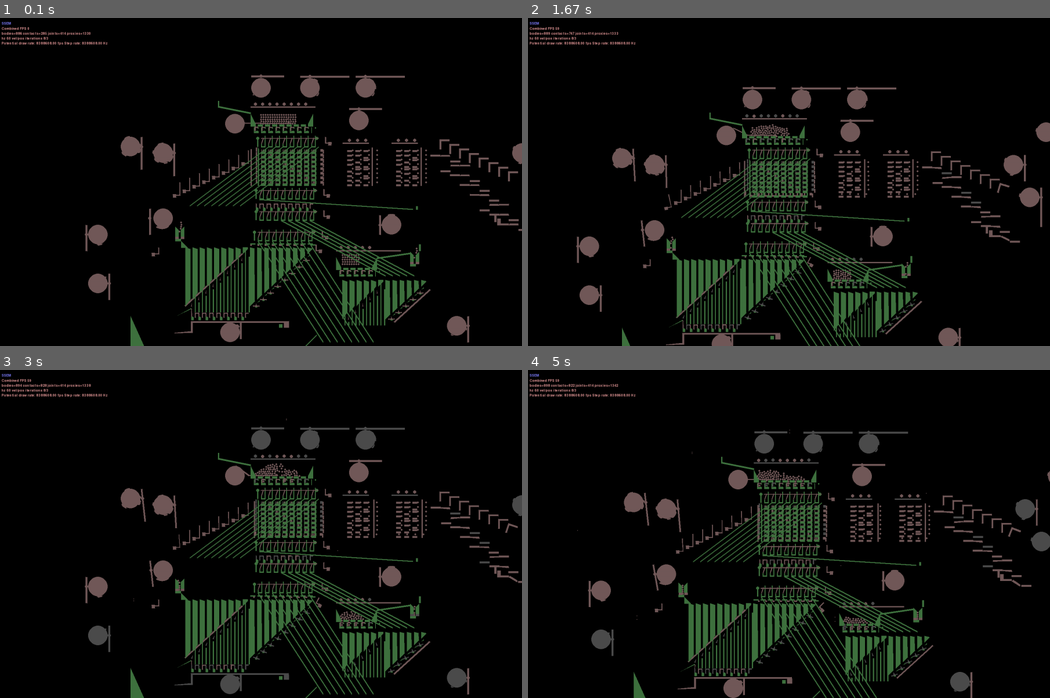
Above: before the commit, frames 1-4 (two rows, left to right).
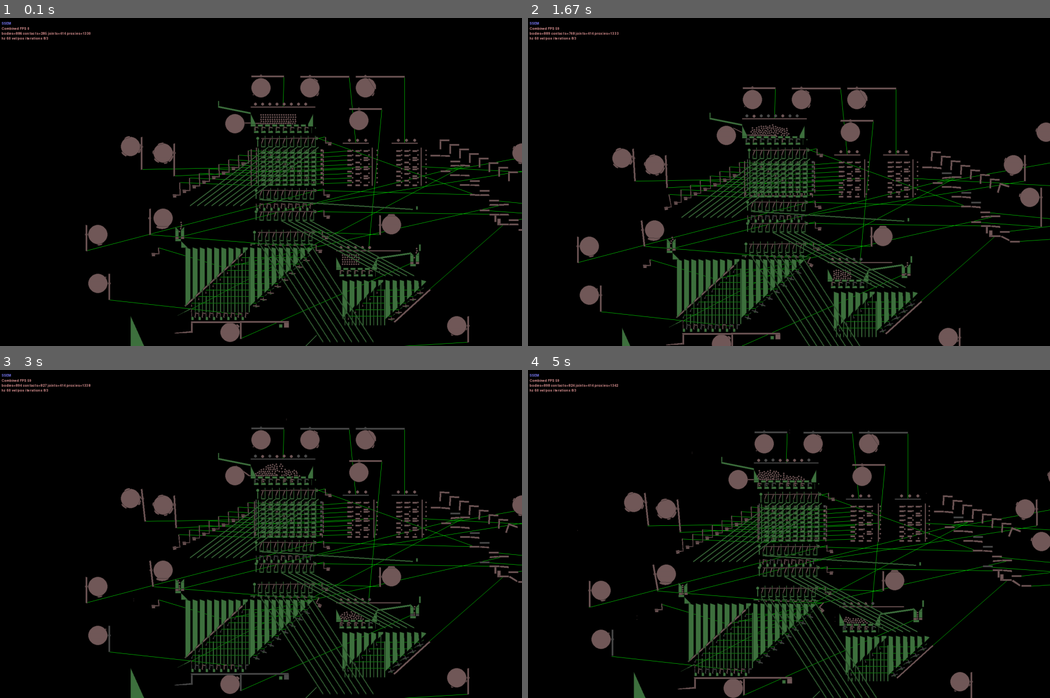
Above: after the commit, the same moments.

Repository: jmacarthur/box2d-ssem
Game: pygame game, started from main.py 0
The game is run twice, just before and just after one commit, with the same random seed, the same clock (stepped at 60 frames per second) and the same inputs.
Inputs (mouse positions are in pixels of both pictures, inside the frame that each line leads up to):
- Up to frame 1 (0.1 s): no input
- Up to frame 2 (1.67 s): hold Right 0.33-0.8 s; move the mouse to (768, 195) at 0.37 s; hold Up 0.83-1.13 s; move the mouse to (794, 201) at 0.87 s; tap Space at 0.9, 1.23, 1.53 s; hold Right 1.17-1.63 s; move the mouse to (841, 254) at 1.2 s
- Up to frame 3 (3 s): hold Left 1.67-2.2 s; move the mouse to (99, 609) at 1.7 s; tap Space at 1.73, 2.03, 2.3, 2.63, 2.93 s; hold Down 2.23-2.53 s; move the mouse to (323, 560) at 2.27 s; hold Left 2.57-2.97 s; move the mouse to (271, 419) at 2.6 s
- Up to frame 4 (5 s): hold Up 3-3.37 s; move the mouse to (601, 520) at 3.03 s; tap Space at 3.07, 4.13, 4.43, 4.8 s; click (773, 474) at 3.45 s; click (924, 583) at 3.78 s; hold Right 4.07-4.7 s; move the mouse to (715, 461) at 4.1 s; hold Down from 4.73 s (still down); move the mouse to (924, 501) at 4.77 s

The runs differ from the first frame. In frame 1, 6.1% of the frame differs, in the area x 0-100%, y 7-100%; in frame 2, 6.2%; in frame 3, 6.8%; in frame 4, 7.1%, in the area x 0-100%, y 4-100%.

Commit message:
Separate out default Step and Draw functions; more colours

Diff:
--- a/backends/pygame_framework.py
+++ b/backends/pygame_framework.py
@@ -158,7 +158,8 @@
 
         pygame.draw.circle(self.surface, color,
                            center, radius, 0)
-        pygame.draw.circle(self.surface, color, center, radius, 1)
+        line_col = [x/2 for x in color]
+        pygame.draw.circle(self.surface, line_col, center, radius, 1)
 
     def DrawPolygon(self, vertices, color):
         """
@@ -187,7 +188,8 @@
         else:
             pygame.draw.polygon(
                 self.surface, color, vertices, 0)
-            #pygame.draw.polygon(self.surface, color.bytes, vertices, 1)
+            line_col = [x/2 for x in color]
+            pygame.draw.polygon(self.surface, line_col, vertices, 1)
 
     # the to_screen conversions are done in C with b2DrawExtended, leading to
     # an increase in fps.
@@ -301,7 +303,7 @@
         for body in self.dynamic_bodies:
             # Colour is only per-body at the moment, since userdata doesn't seem to propogate in fixtures.
             color = body.userData
-            if color is None: color = (255,0,0)
+            if color is None: color = (127,127,127)
             for fixture in body.fixtures:
                 if isinstance(fixture.shape, b2CircleShape):
                     self.renderer.DrawSolidCircle(self.renderer.to_screen2(body.GetWorldPoint(fixture.shape.pos)), fixture.shape.radius, axis=0, color=color)
@@ -309,6 +311,8 @@
                     if fixture.userData is not None:
                         print("bloop!")
                     self.renderer.DrawSolidPolygon(vertices=[ self.renderer.to_screen2(body.GetWorldPoint(x)) for x in fixture.shape], color=color)
+
+    def draw_distance_links(self):
         for link in self.distance_links:
             (bodyA, posA, bodyB, posB) = link
             #print("Rendering link: {}, {}, {}, {}".format(bodyA, posA, bodyB, posB))
@@ -391,12 +395,14 @@
 
             # Run the simulation loop
             self.SimulationLoop()
-
             if GUIEnabled and self.settings.drawMenu:
                 self.gui_app.paint(self.screen)
 
+            self.draw_distance_links()
+            self.Draw(self.settings)
             if self.settings.drawOverlay:
                 self.overlay_draw()
+
 
             pygame.display.flip()
             clock.tick(self.settings.hz)
--- a/framework.py
+++ b/framework.py
@@ -145,6 +145,7 @@
         Takes care of physics drawing (callbacks are executed after the world.Step() )
         and drawing additional information.
         """
+        renderer = self.renderer
 
         self.stepCount += 1
         # Don't do anything if the setting's Hz are <= 0
@@ -152,8 +153,6 @@
             timeStep = 1.0 / settings.hz
         else:
             timeStep = 0.0
-
-        renderer = self.renderer
 
         # If paused, display so
         if settings.pause:
@@ -192,7 +191,10 @@
                         settings.positionIterations)
         self.world.ClearForces()
         t_step = time() - t_step
-
+        t_step = max(b2_epsilon, t_step)
+
+    def Draw(self, settings):
+        renderer = self.renderer
         # Update the debug draw settings so that the vertices will be properly
         # converted to screen coordinates
         t_draw = time()
@@ -253,7 +255,6 @@
             t_draw = time() - t_draw
 
             t_draw = max(b2_epsilon, t_draw)
-            t_step = max(b2_epsilon, t_step)
 
             try:
                 self.t_draws.append(1.0 / t_draw)
--- a/main.py
+++ b/main.py
@@ -432,7 +432,7 @@
         return raiser_bar
 
     def add_ball_bearing(self, xpos, ypos, plane):
-        bearing = self.add_dynamic_circle(xpos, ypos, 6.35/2, density=5.0, filter=filters[plane])
+        bearing = self.add_dynamic_circle(xpos, ypos, 6.35/2, density=5.0, filter=filters[plane], color=(255,0,0) if plane==0 else (127,0,0))
         self.ball_bearings.append((bearing,plane))
         return bearing
 
@@ -461,7 +461,7 @@
             row_follower_fixtures = []
             for selector_no in range(0,selector_rods+1):
                 row_follower_fixtures.append(fixtureDef(shape=circleShape(radius=3, pos=(selector_no*25+32,0)), density=1.0, filter=filter(groupIndex=1, categoryBits=0x0002, maskBits=0xFFFE)))
-            follower = self.add_multifixture(row_follower_fixtures, xpos+200, 14*row+10)
+            follower = self.add_multifixture(row_follower_fixtures, xpos+200, 14*row+10, color=(0,255,255))
             follower.attachment_point = (30,0)
             follower.origin = (xpos, 0)
             follower_array.append(follower)
@@ -491,7 +491,7 @@
         row_injector_fixtures.append(fixtureDef(shape=box_polygon_shape(-10,0,3,12), density=1.0, filter=filter(groupIndex=1, categoryBits=0x0002, maskBits=0xFFFE)))
         injectors=[]
         for col in range(0,8):
-            injector = self.add_multifixture(row_injector_fixtures, 0, 7+14*col)
+            injector = self.add_multifixture(row_injector_fixtures, 0, 7+14*col, color=(200,200,0))
             injectors.append(injector)
             self.slide_joint(injector, groundBody, (1,0), 7, 17, friction=0.1)
 
@@ -504,7 +504,7 @@
 
         ejectors = []
         for col in range(0,8):
-            ejector = self.add_multifixture(row_ejector_fixtures, 0, 14*col)
+            ejector = self.add_multifixture(row_ejector_fixtures, 0, 14*col, color=(200,0,200))
             ejector.attachment_point = (22*col, 0)
             ejectors.append(ejector)
             self.slide_joint(ejector, groundBody, (1,0), 0, 14, friction=0)
@@ -623,8 +623,8 @@
     def add_static_circle(self, xpos, ypos, radius, filter=filters[0]):
         return self.world.CreateStaticBody(fixtures=fixtureDef(shape=circleShape(radius=radius*self.scale, pos=(xpos*self.scale, ypos*self.scale)), filter=filter))
 
-    def add_dynamic_circle(self, xpos, ypos, radius, density=1.0, filter=filters[0]):
-        circle = self.world.CreateDynamicBody(fixtures=fixtureDef(shape=circleShape(radius=radius*self.scale, pos=(xpos*self.scale,ypos*self.scale)), density=density, filter=filter))
+    def add_dynamic_circle(self, xpos, ypos, radius, density=1.0, filter=filters[0],color=(127,127,127)):
+        circle = self.world.CreateDynamicBody(fixtures=fixtureDef(shape=circleShape(radius=radius*self.scale, pos=(xpos*self.scale,ypos*self.scale)), density=density, filter=filter), userData=color)
         circle.attachment_point = (xpos*self.scale, ypos*self.scale)
         self.dynamic_bodies.append(circle)
         return circle
@@ -663,7 +663,7 @@
             groundAnchorB = (groundB[0]*self.scale, groundB[1]*self.scale),
             ratio=1.0)
 
-    def add_multifixture(self, fixtures, xpos=0, ypos=0, color=(255,0,0)):
+    def add_multifixture(self, fixtures, xpos=0, ypos=0, color=(127,127,127)):
         # Multifixtures are a bit tricky - we have to go inside the shape data to scale it.
         new_fixtures = []
         for f in fixtures:
@@ -778,7 +778,7 @@
                 bump_points.append(( radius*math.cos(-(ang+0.01)*math.pi*2), radius*math.sin(-(ang+0.01)*math.pi*2)))
                 f = fixtureDef(shape=polygonShape(vertices=bump_points),density=0.0,filter=filters[0], userData=(0,0,255))
                 bump_fixtures.append(f)
-        cam_body = self.add_multifixture([disc_fixture] + bump_fixtures, xpos, ypos, (0,255,0))
+        cam_body = self.add_multifixture(bump_fixtures + [disc_fixture], xpos, ypos, (0,255,0))
         cam_driver = self.revolving_joint(attachment_body, cam_body, (xpos,ypos), motor=1, force=50)
         cam_driver.motorSpeed = 0
         follower_filter = filters[1]
